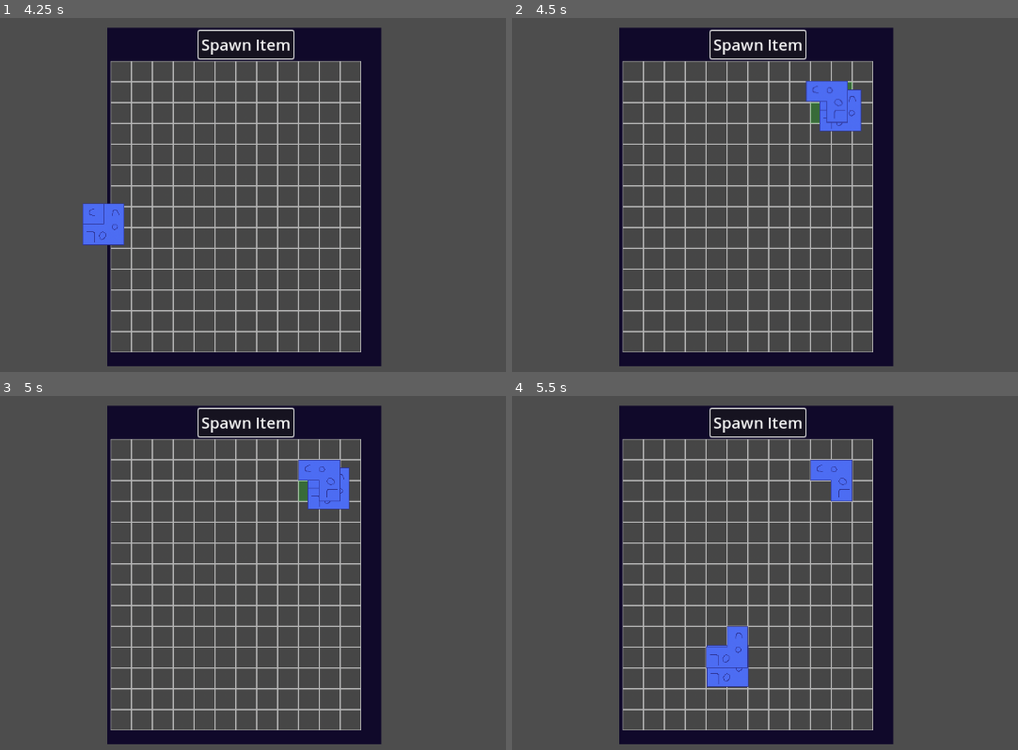
Above: before the commit, frames 1-4 (two rows, left to right).
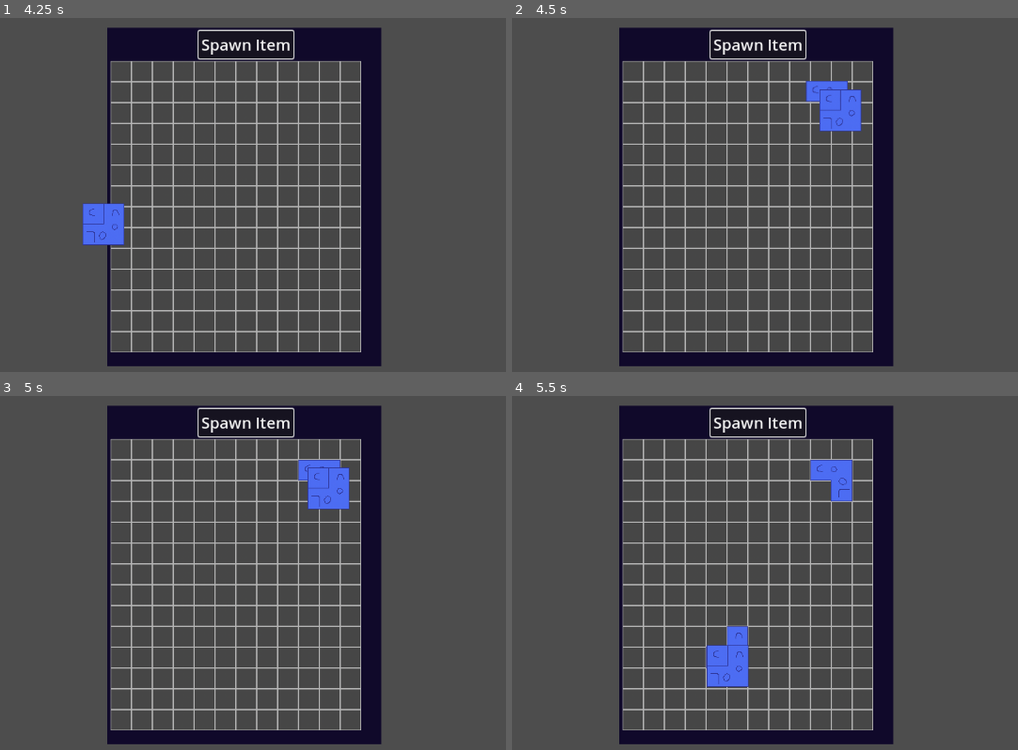
Above: after the commit, the same moments.

Repository: zMenta/Godot4GridInventory
Game: Godot game, scene res://main/main.tscn
Two runs of this game, one before a commit and one after it. Both use one fixed random seed, a clock stepped at 60 frames per second and the inputs below.
Inputs (mouse positions are in pixels of both pictures, inside the frame that each line leads up to):
- Up to frame 1 (4.25 s): click "Spawn Item" at 0.5 s; click "Spawn Item" at 1.25 s; click "Spawn Item" at 2 s; tap Enter at 2.75 s; move the mouse to (419, 180) at 2.77 s; click (419, 180) at 2.85 s; tap R (rotate) at 3.05, 3.6 s; tap Space at 3.5 s; move the mouse to (101, 223) at 3.52 s; click (101, 223) at 3.8 s
- Up to frame 2 (4.5 s): tap Enter at 4.25 s; move the mouse to (840, 110) at 4.27 s; click (840, 110) at 4.35 s
- Up to frame 3 (5 s): tap R (rotate) at 4.55 s
- Up to frame 4 (5.5 s): tap Space at 5 s; move the mouse to (729, 665) at 5.02 s; tap R (rotate) at 5.1 s; click (729, 665) at 5.3 s

Frame 1 is identical in both runs. In frame 2, 0.3% of the frame differs, in the area x 58-68%, y 18-30%; in frame 3, 0.2%; in frame 4, 0.1%.

Commit message:
item placement and pickup WIP

Diff:
--- a/GridInventory/inventory_ui/inventory_ui.gd
+++ b/GridInventory/inventory_ui/inventory_ui.gd
@@ -22,11 +22,15 @@
 		slot.slot_exited.connect(_on_slot_mouse_exited)
 
 func _process(_delta: float) -> void:
-	if Input.is_action_just_pressed("rotate") and item_held:
-		rotate_held_item()
+	if item_held:
+		if Input.is_action_just_pressed("rotate"):
+			rotate_held_item()
 
-	if Input.is_action_just_pressed("m1") and item_held and current_slot:
-		place_item()
+		if Input.is_action_just_pressed("m1") and current_slot:
+			place_item()
+	else:
+		if Input.is_action_just_pressed("m1") and current_slot:
+			pickup_item()
 
 
 func _on_slot_mouse_entered(slot: Slot) -> void:
@@ -63,7 +67,10 @@
 		if slot_to_check < 0 or slot_to_check >= slot_array.size():
 			can_place = false
 			return
-		if slot_array[slot_to_check].state == slot_array[slot_to_check].States.OCCUPIED:
+		if slot_array[slot_to_check].state == Slot.States.OCCUPIED:
+			can_place = false
+			return
+		if slot_array[slot_to_check].stored_item != null:
 			can_place = false
 			return
 	can_place = true
@@ -107,5 +114,29 @@
 
 	var slot_anchor : int = current_slot.id + icon_anchor.x + (icon_anchor.y * col_count)
 	item_held.snap_to(slot_array[slot_anchor].global_position)
+
+	for grid in item_held.item_grid:
+		var slot_to_check : int = current_slot.id + grid.x + (grid.y * col_count)
+		slot_array[slot_to_check].state = Slot.States.OCCUPIED
+		slot_array[slot_to_check].stored_item = item_held
+
+	item_held.slot_anchor = current_slot
 	item_held.is_selected = false
 	item_held = null
+	clear_slots()
+
+
+func pickup_item() -> void:
+	if current_slot.stored_item == null:
+		return
+
+	item_held = current_slot.stored_item
+	item_held.is_selected = true
+
+	for grid in item_held.item_grid:
+		var slot_id : int = item_held.slot_anchor.id + grid.x + (grid.y * col_count)
+		slot_array[slot_id].state = Slot.States.DEFAULT
+		slot_array[slot_id].stored_item = null
+
+	check_slot_availability(current_slot)
+	set_slots.call_deferred(current_slot)
--- a/GridInventory/inventory_ui/slot/slot.gd
+++ b/GridInventory/inventory_ui/slot/slot.gd
@@ -11,7 +11,7 @@
 var id : int
 var is_hovering := false
 var state := States.DEFAULT : set = _set_state
-var stored_item = null
+var stored_item : Item
 
 
 func _set_state(new_state: States = States.DEFAULT) -> void:
--- a/GridInventory/item/item.gd
+++ b/GridInventory/item/item.gd
@@ -8,7 +8,7 @@
 @onready var item_texture : TextureRect = $ItemTexture
 
 var is_selected := false : set = _set_is_selected
-var grid_anchor : Vector2i
+var slot_anchor : Slot
 
 func _set_hide_item_grid(new_value: bool) -> void:
 	hide_item_grid = new_value
@@ -20,10 +20,10 @@
 
 func _set_is_selected(new_value: bool) -> void:
 	is_selected = new_value
-	# if is_selected:
-	# 	mouse_filter = MOUSE_FILTER_IGNORE
-	# else:
-	# 	mouse_filter = MOUSE_FILTER_PASS
+	if is_selected:
+		top_level = true
+	else:
+		top_level = false
 
 func _ready() -> void:
 	item_texture.anchors_preset = item_texture.PRESET_CENTER
